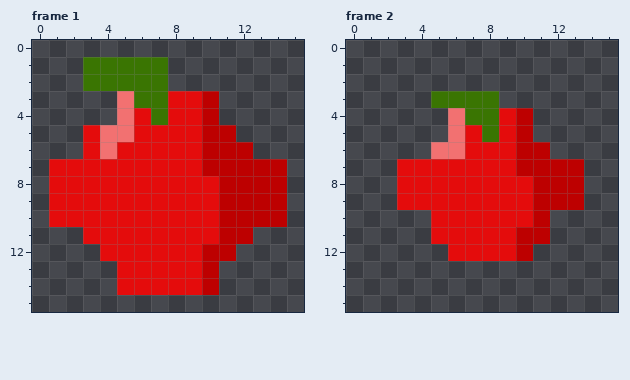
Pixel-art file, stored at assets/sprites/food.aseprite. This is how it looked before the edit.
16x16 pixels, 2 frames. Shown: frame 1, frame 2.
Now the later version:
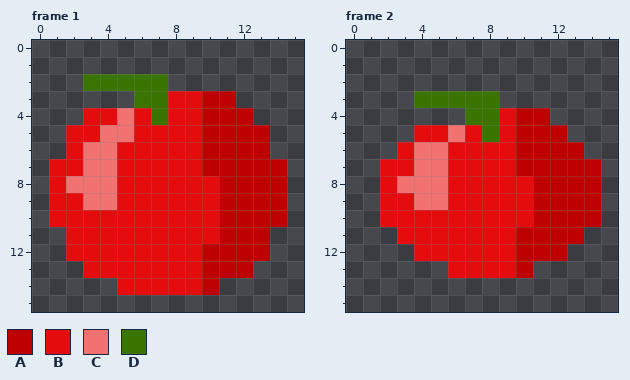
Palette (. is transparent): A #bd0000  B #e40c0c  C #f27171  D #3a7502
The edit:
Frame 1:
y 1: x 3..7 DDDDD -> .....
y 3: x 5 C -> .; x 11 . -> A
y 4: x 3..4 .. -> BB; x 11..12 .. -> AA
y 5: x 2 . -> B; x 12..13 .. -> AA
y 6: x 2..3 .B -> BC; x 13 . -> A
y 7: x 3..4 BB -> CC
y 8: x 2..4 BBB -> CCC
y 9: x 3..4 BB -> CC
y 11: x 2 . -> B; x 13 . -> A
y 12: x 2..3 .. -> BB; x 12..13 .. -> AA
y 13: x 3..4 .. -> BB; x 11..12 .. -> AA
Frame 2:
y 3: x 4 . -> D
y 4: x 6 C -> .; x 11 . -> A
y 5: x 4..5 .. -> BB; x 11..12 .. -> AA
y 6: x 3..4 .. -> BC; x 6 C -> B; x 12..13 .. -> AA
y 7: x 2 . -> B; x 4..5 BB -> CC; x 14 . -> A
y 8: x 2..5 .BBB -> BCCC; x 14 . -> A
y 9: x 2 . -> B; x 4..5 BB -> CC; x 14 . -> A
y 10: x 2..4 ... -> BBB; x 12..14 ... -> AAA
y 11: x 3..4 .. -> BB; x 12..13 .. -> AA
y 12: x 4..5 .. -> BB; x 11..12 .. -> AA
y 13: x 6..10 ..... -> BBBBA
Where, in picture pixels (left, top, right, bottom), the same in both pictures:
changed: (66, 57, 270, 278)
changed: (380, 91, 601, 278)
